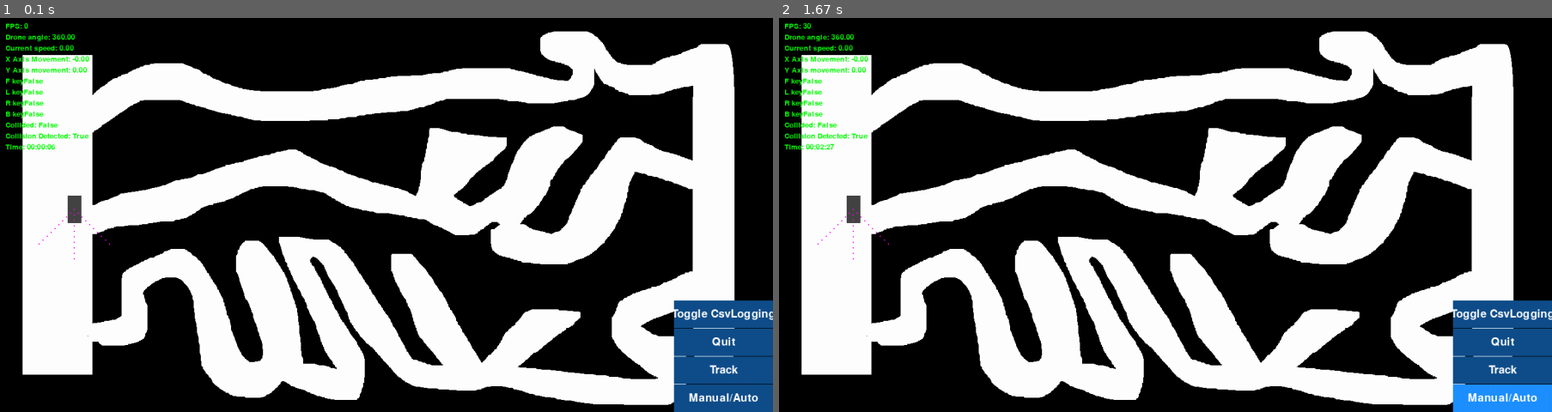
Above: before the commit, frames 1-2 (left to right).
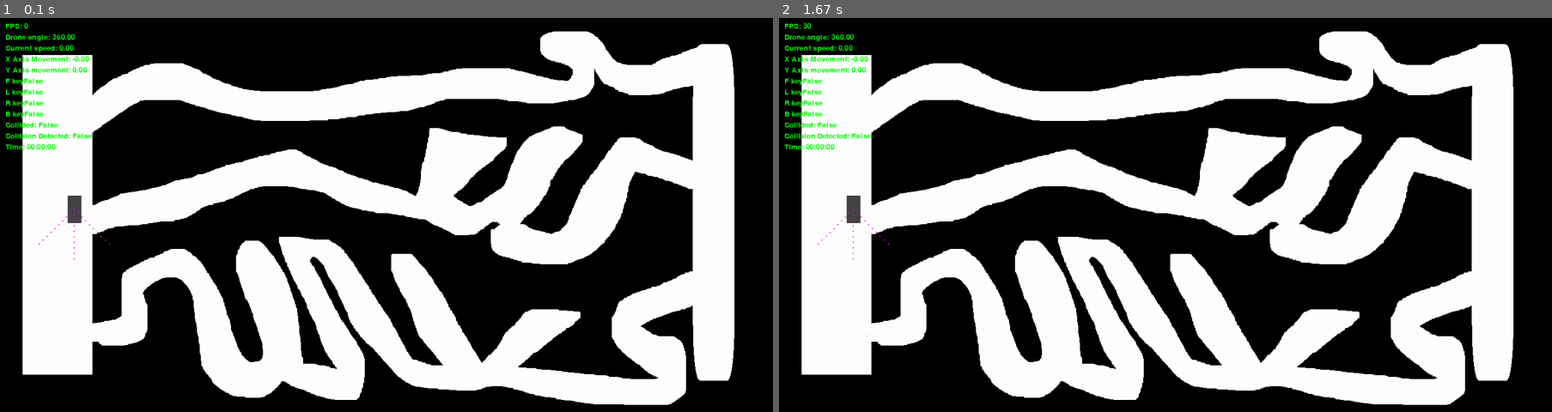
Above: after the commit, the same moments.

Repository: aradzekler/DroneSim
Game: pygame game, started from sim_window.py
Two runs of this game, one before a commit and one after it. Both use one fixed random seed, a clock stepped at 60 frames per second and the inputs below.
Inputs (mouse positions are in pixels of both pictures, inside the frame that each line leads up to):
- Up to frame 1 (0.1 s): no input
- Up to frame 2 (1.67 s): click (1505, 400) at 0.38 s

The runs differ from the first frame. In frame 1, 3.6% of the frame differs, in the area x 6-100%, y 29-100%; in frame 2, 3.7%, in the area x 5-100%, y 29-100%.

Commit message:
alligned inheritance of drone and ui metrics

Diff:
--- a/Drone.py
+++ b/Drone.py
@@ -31,14 +31,14 @@
 
 
 class Drone:
-    def __init__(self, x, y, screen, game_map):
+    def __init__(self, x, y, main_s, game_map):
         self.body = pygame.image.load("Images//Body//Grey.png").convert()  # images for the model itself.
         self.rotors = pygame.image.load("Images//Wheels//Black.png").convert()
         self.rect = self.body.get_rect()  # get rectangle the size of the body. our hitbox
         self.rect.x = self.body.get_rect().width / 2 + x  # x location
         self.rect.y = self.body.get_rect().height / 2 + y
         self.game_map = game_map
-        self.screen = screen
+        self.main_s = main_s
         manual_state = Model_States.ManualState()
         auto_state = Model_States.AutoState()
         self.state = manual_state  # the drone state
@@ -165,9 +165,9 @@
 
 
     # display the drone on the map.
-    def display(self, main_surface):
+    def display(self):
         body_image = pygame.transform.rotate(self.body, self.angle)
-        main_surface.blit(body_image, (self.rect.x, self.rect.y))
+        self.main_s.blit(body_image, (self.rect.x, self.rect.y))
         # self.blitRotate(main_surface,self.body,(self.rect.x, self.rect.y),(self.rect.x, self.rect.y),self.angle)
 
         # loc = self.body.get_rect().center  #rot_image is not defined
@@ -178,7 +178,7 @@
         # rotor_image = pygame.transform.rotate(self.rotors, self.angle)
         # main_surface.blit(rotor_image, (self.rect.x, self.rect.y))
 
-        self.get_sonar_readings(main_surface)
+        self.get_sonar_readings(self.main_s)
         # self.rect.x, self.rect.y = self.rect.center
         # self.rect.center = (self.rect.x, self.rect.y)
 
@@ -225,7 +225,7 @@
                 (self.rect.x + int(self.sensor_x_relative), self.rect.y + int(self.sensor_y_relative),
                  BLUE))  # if not, add blue
         for coordinate in self.drone_track:  # painting our tracking
-            pygame.draw.circle(self.screen, coordinate[2], (coordinate[0], coordinate[1]), 1)  # draw the circle in
+            pygame.draw.circle(self.main_s, coordinate[2], (coordinate[0], coordinate[1]), 1)  # draw the circle in
             # the coordinates with the coordinates color
         self.rotate()
         self.move()
--- a/UI_controls.py
+++ b/UI_controls.py
@@ -11,7 +11,10 @@
         self.game_map = game_map
         self.main_s = main_s
         self.drone = drone
+        self.scene_metrics = []
 
+
+        pygame.time.set_timer(pygame.USEREVENT, 1000)
         pygame.font.init()
         self.font = pygame.font.SysFont("", 20)
         self.FONT = pygame.font.Font(None, 30)
@@ -31,13 +34,9 @@
         pygame.draw.rect(screen, button['color'], button['rect'])
         screen.blit(button['text'], button['text rect'])
 
-    def set_buttons(self):
+    def draw_buttons(self):
         for button in self.button_list:
             self.draw_button(button, self.main_s)
-
-    def display_all(self,scene_metrics):
-        for element_val in range(0, len(scene_metrics)):  # adding text in the side of the screen
-            self.main_s.blit(self.font.render(str(scene_metrics[element_val]), True, (0, 255, 0)), (10, 10 + (20 * element_val)))
 
 
     def trigger_event_listeners(self):
@@ -98,8 +97,8 @@
         }
         return button
 
-    def set_metrics(self,clock,time):
-        return ["FPS: " + str("%.0f" % clock.get_fps()),  # our telemetry window.
+    def update_metrics(self,clock,time):
+        self.scene_metrics = ["FPS: " + str("%.0f" % clock.get_fps()),  # our telemetry window.
                     "Drone angle: " + str("%.2f" % self.drone.angle),
                     "Current speed: " + str("%.2f" % self.drone.current_speed),
                     "X Axis Movement: " + str("%.2f" % self.drone.move_x),
@@ -111,3 +110,9 @@
                     "Collided: " + str(self.drone.is_colliding),
                     "Collision Detected: " + str(self.drone.front_detect),
                     "Time: " + str('{0:%H:%M:%S}'.format(time))]
+
+
+    def draw_metrics(self,clock,time):
+        self.update_metrics(clock,time)
+        for element_val in range(0, len(self.scene_metrics)):  # adding text in the side of the screen
+            self.main_s.blit(self.font.render(str(self.scene_metrics[element_val]), True, (0, 255, 0)), (10, 10 + (20 * element_val)))
--- /dev/null
+++ b/UI_metrics.py
@@ -0,0 +1,38 @@
+
+import pygame
+import constants
+
+ACTIVE_BUTTON_COLOR = pygame.Color('dodgerblue1')
+INACTIVE_BUTTON_COLOR = pygame.Color('dodgerblue4')
+
+class UI_metrics:
+    def __init__(self,main_s,drone,clock,time):
+        self.main_s = main_s
+        self.drone = drone
+        self.clock = clock
+        self.time = time
+        self.scene_metrics = []
+
+        pygame.font.init()
+        self.font = pygame.font.SysFont("", 20)
+        self.FONT = pygame.font.Font(None, 30)
+
+
+    def update(self):
+        self.scene_metrics = ["FPS: " + str("%.0f" % self.clock.get_fps()),  # our telemetry window.
+                    "Drone angle: " + str("%.2f" % self.drone.angle),
+                    "Current speed: " + str("%.2f" % self.drone.current_speed),
+                    "X Axis Movement: " + str("%.2f" % self.drone.move_x),
+                    "Y Axis movement: " + str("%.2f" % self.drone.move_y),
+                    "F key" + str(self.drone.forward),
+                    "L key" + str(self.drone.left),
+                    "R key" + str(self.drone.right),
+                    "B key" + str(self.drone.backward),
+                    "Collided: " + str(self.drone.is_colliding),
+                    "Collision Detected: " + str(self.drone.front_detect),
+                    "Time: " + str('{0:%H:%M:%S}'.format(self.time))]
+
+
+    def display(self):
+        for element_val in range(0, len(self.scene_metrics)):  # adding text in the side of the screen
+            self.main_s.blit(self.font.render(str(self.scene_metrics[element_val]), True, (0, 255, 0)), (10, 10 + (20 * element_val)))
--- a/sim_window.py
+++ b/sim_window.py
@@ -8,23 +8,21 @@
 from Drone import Drone
 from Map import Map
 from UI_controls import UI_Controls
+from UI_metrics import UI_metrics
 from Logger import Logger
 
-def update_drone(to_update):
-    for element in to_update:
+def update_all(elements):
+    for element in elements:
         element.update()
 
 # TODO: limit movement (drone get stuck in walls)
 # displaying the screen.
-def display_all(main_surface, display_list, scene_metrics,ui_control):
-    for element in display_list:
-        element.display(main_surface)
+def display_all(elements):
+    for element in elements:
+        element.display()
 
-    ui_control.display_all(scene_metrics)
-
-
-# creating a simple button in pygame
 clock = pygame.time.Clock()
+time = datetime.datetime.min
 
 pygame.init()  # initialize pygame window
 print("###########~~INIT SIMULATOR WINDOW~~###########")
@@ -41,11 +39,12 @@
 drone = Drone(100, 300, main_s, game_map)  # drone object, starting from coordinates 100,300
 sim_map = pygame.image.load(constants.TMP_MAP_PATH).convert()  # loading the map with the temp name given.
 
-pygame.time.set_timer(pygame.USEREVENT, 1000)
-time = datetime.datetime.min
+
 running = True  # simulation is running
 
 ui_controls = UI_Controls(game_map,main_s,drone)
+ui_metrics= UI_metrics(main_s,drone,clock,time)
+
 logger = Logger()
 
 while running:
@@ -62,14 +61,15 @@
     # TODO: implement autostate
     # need to implement auto state
 
-    to_update = [drone]  # update drone variables
-    to_display = [drone]  # update drone displaying on map.
+    # to_update = [drone]  # update drone variables
+    # to_display = [drone]  # update drone displaying on map.
 
-    scene_metrics = ui_controls.set_metrics(clock,time)
-    ui_controls.set_buttons()
+    # ui_controls.draw_metrics(clock,time)
+    # ui_controls.draw_buttons()
+
+    update_all([drone,ui_metrics])
+    display_all([drone,ui_metrics])
 
     log_line = logger.log(drone,clock,time)
-    update_drone(to_update)
 
-    display_all(main_s, to_display, scene_metrics,ui_controls)
     pygame.display.flip()  # show the surface we created on the actual screen.
